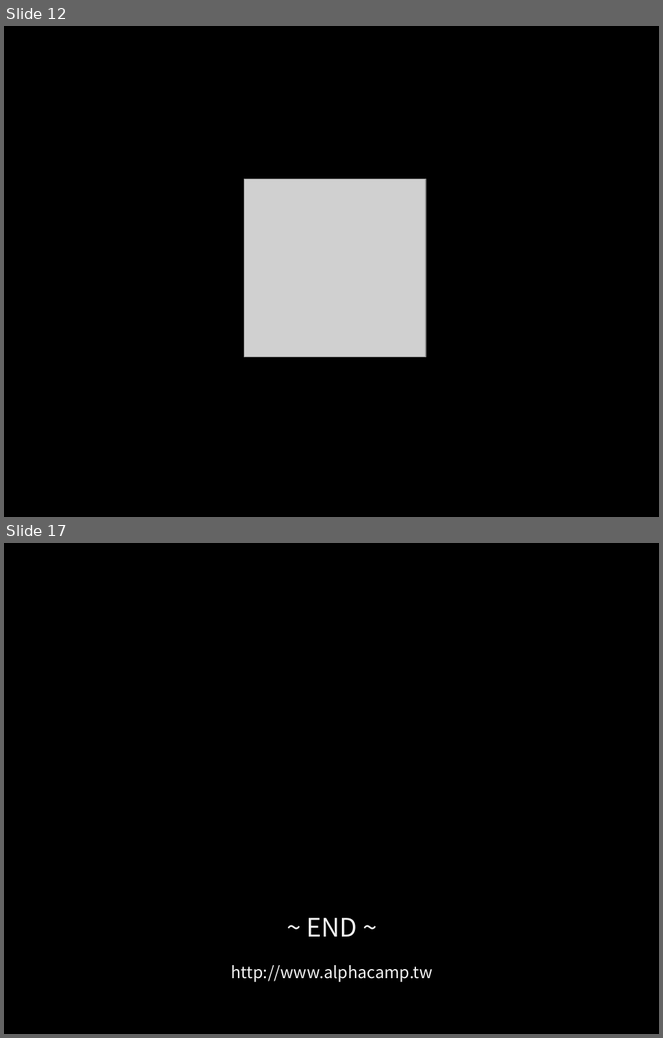
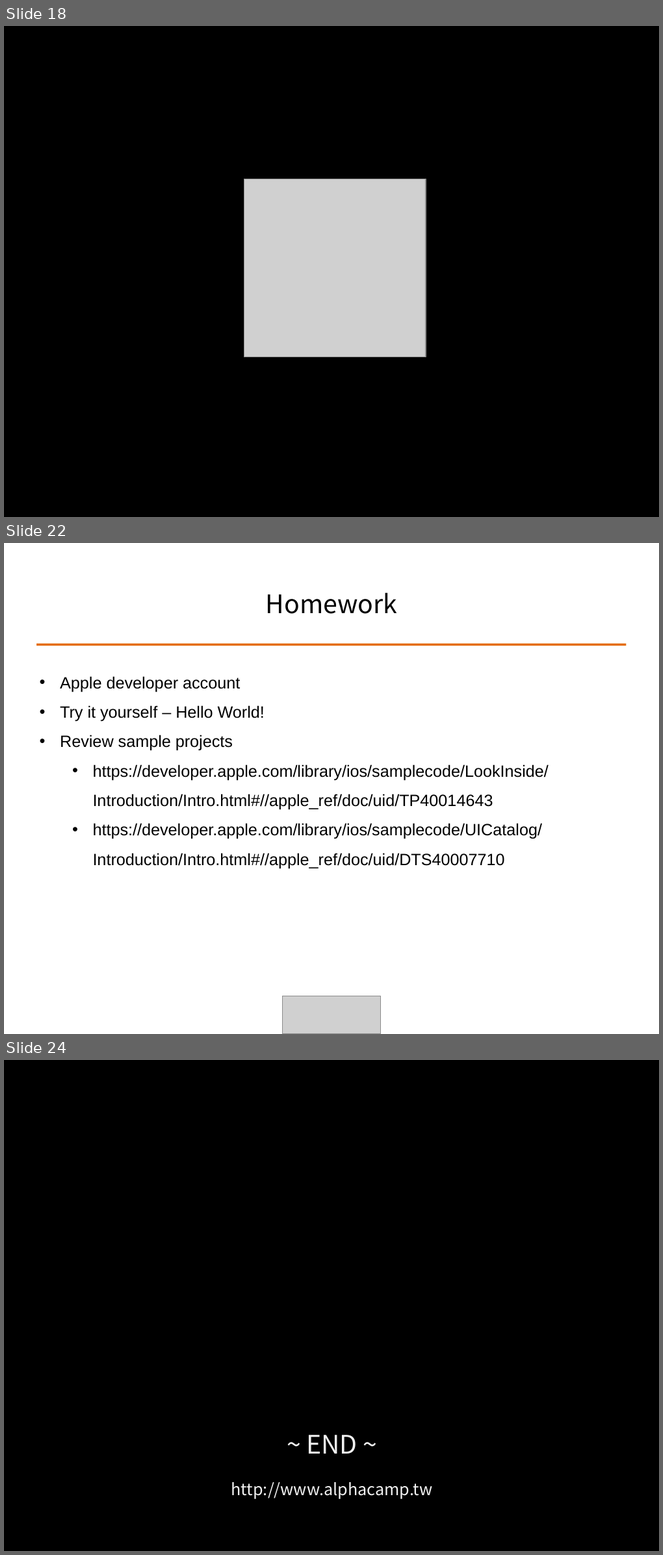
Before and after one commit to ALPHACamp/Camp-3-iOS-Dev, a slide deck: Class presentation/Week2 - Shyne/10-13-2014.ppt. Shown one above the other, each under a label of ours: slides 12 and 17 before the commit, slides 18, 22 and 24 after it; the slides between them are not shown. The pictures are 663x1038 and 663x1555 pixels, drawn with LibreOffice and Linux fonts; fonts in the diff are those of the drawing; grey boxes stand for pictures. Boxes give left, top, right and bottom in pixels: in the first picture for what was removed or moved away, otherwise in the second. Text is boxed around its words. In the diff, an @@ line names an element or a change of style, - is before the commit and + after.

```diff
--- a/Class presentation/Week2 - Shyne/10-13-2014.ppt
+++ b/Class presentation/Week2 - Shyne/10-13-2014.ppt
@@ slide 22 added at <box>4,543,659,1034</box>, background #FFFFFF @@
@@ title added at <box>266,592,397,614</box>, 28 pt, text #000000 @@
+Homework
@@ line added from (36, 644) to (627, 644), #E46C0A 2.49 pt @@
@@ text added at <box>60,676,549,869</box>, 18 pt, text #000000 @@
+• Apple developer account
+• Try it yourself – Hello World!
+• Review sample projects
+  • https://developer.apple.com/library/ios/samplecode/LookInside/Introduction/Intro.html#//apple_ref/doc/uid/TP40014643
+  • https://developer.apple.com/library/ios/samplecode/UICatalog/Introduction/Intro.html#//apple_ref/doc/uid/DTS40007710
@@ picture added at <box>282,997,381,1034</box> @@
@@ what was slide 12 is now slide 18 @@
@@ what was slide 17 is now slide 24 @@
```
Also in this commit, not shown: 2 slides changed, 14 other slides added, 8 slides removed, 3 other files.
